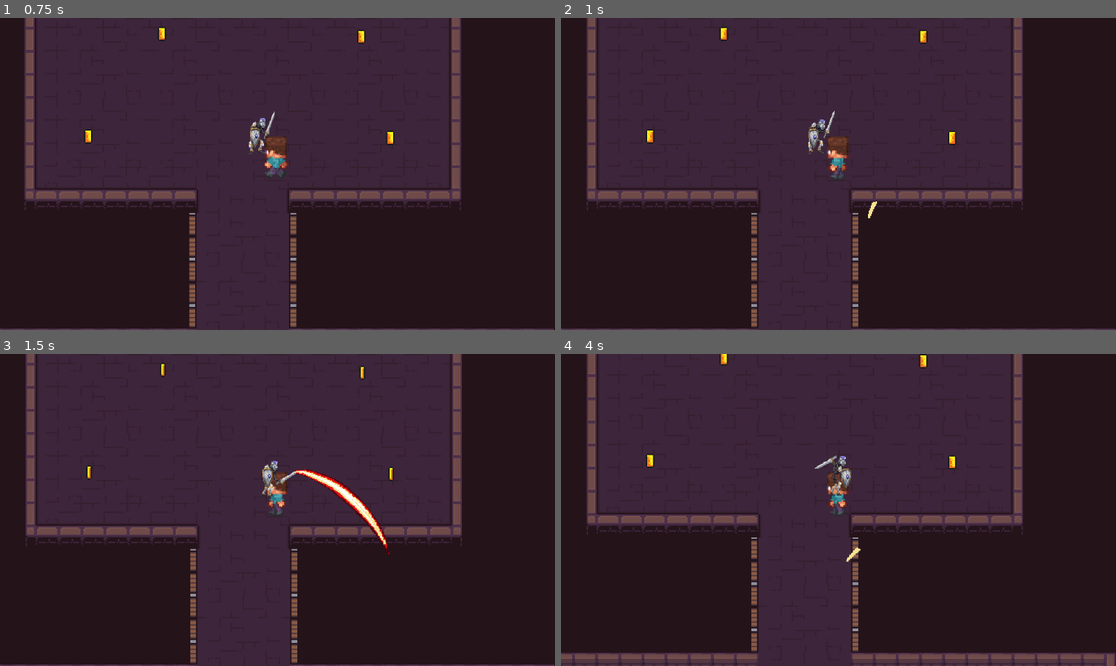
Above: before the commit, frames 1-4 (two rows, left to right).
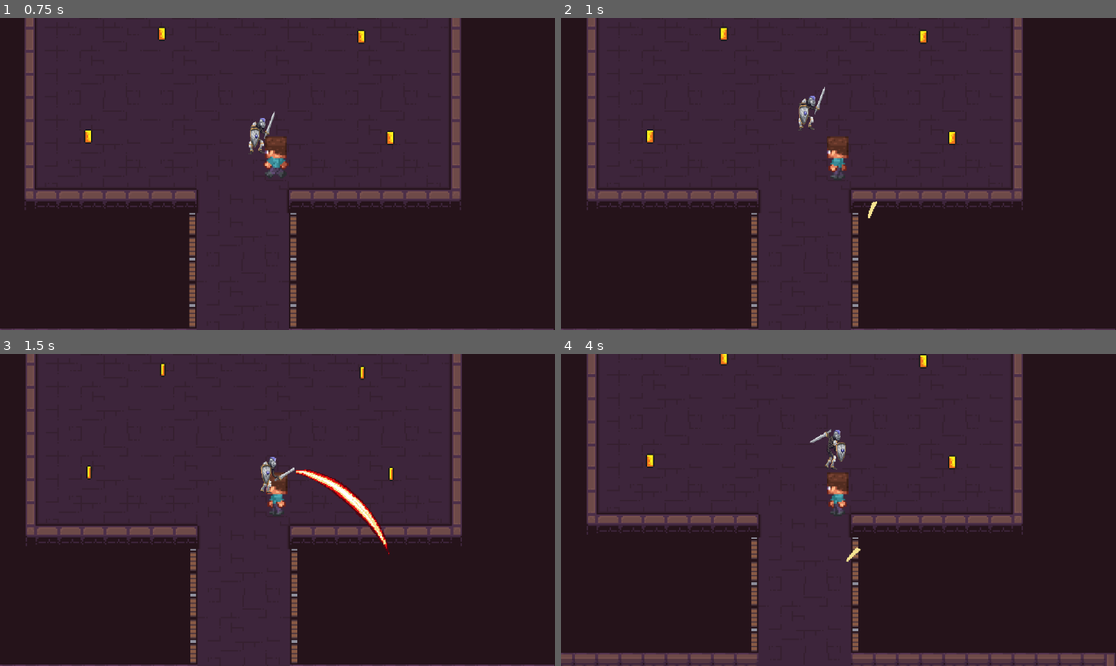
Above: after the commit, the same moments.

Repository: jusMarz/TheVampiresMileniumTome
Game: Godot game, scene res://assets/scenes/game.tscn
The game is run twice, just before and just after one commit, with the same random seed, the same clock (stepped at 60 frames per second) and the same inputs.
Inputs (mouse positions are in pixels of both pictures, inside the frame that each line leads up to):
- Up to frame 1 (0.75 s): tap Enter (ui_accept) at 0.5 s; move the mouse to (399, 158) at 0.52 s; tap A (a) at 0.6 s
- Up to frame 2 (1 s): tap Enter (ui_accept) at 0.77 s; click (960, 158) at 0.8 s
- Up to frame 3 (1.5 s): move the mouse to (166, 525) at 1.27 s; click (166, 525) at 1.35 s
- Up to frame 4 (4 s): tap Enter (ui_accept) at 1.52, 3.02, 3.77 s; tap D (d) at 1.55, 2.1 s; move the mouse to (894, 441) at 2.02 s; tap S (s) at 2.3, 2.85 s; move the mouse to (810, 572) at 2.77 s; tap A (a) at 3.05, 3.6 s; move the mouse to (1005, 556) at 3.52 s; click (1005, 556) at 3.8 s

Frame 1 is identical in both runs. In frame 2, 0.5% of the frame differs, in the area x 42-50%, y 22-44%; in frame 3, 0.3%; in frame 4, 0.5%, in the area x 44-53%, y 24-46%.

Commit message:
Add files via upload

Diff:
--- a/game/assets/scripts/Hurtbox.gd
+++ b/game/assets/scripts/Hurtbox.gd
@@ -3,12 +3,17 @@
 @onready var parent = get_parent()
 @export var ALIGNMENT: String
 
+
 func _on_area_entered(area):
-	var node = area.get_parent()
-	if ((node.has_method("get_stats"))):
-
-		print(str(parent) + ": " + str(area)+" up in my area")
-		parent.health = parent.health - node.get_stats(0)
-		parent.stun_meter = parent.stun_meter + node.get_stats(1)
-		parent.knockback = parent.stun_meter + node.get_stats(2)
+	var attack = area.get_parent()
+	if ((attack.has_method("give_stats"))):
+		var stats = attack.give_stats()
+		print(stats)
+		if ALIGNMENT == stats[3]:
+			print("WORKS")
+		else:
+			print(str(parent) + ": " + str(attack)+" up in my area")
+			parent.health = parent.health - stats[0]
+			parent.stun_meter = parent.stun_meter + stats[1]
+			parent.knockback = parent.stun_meter + stats[2]
 	pass # Replace with function body.
